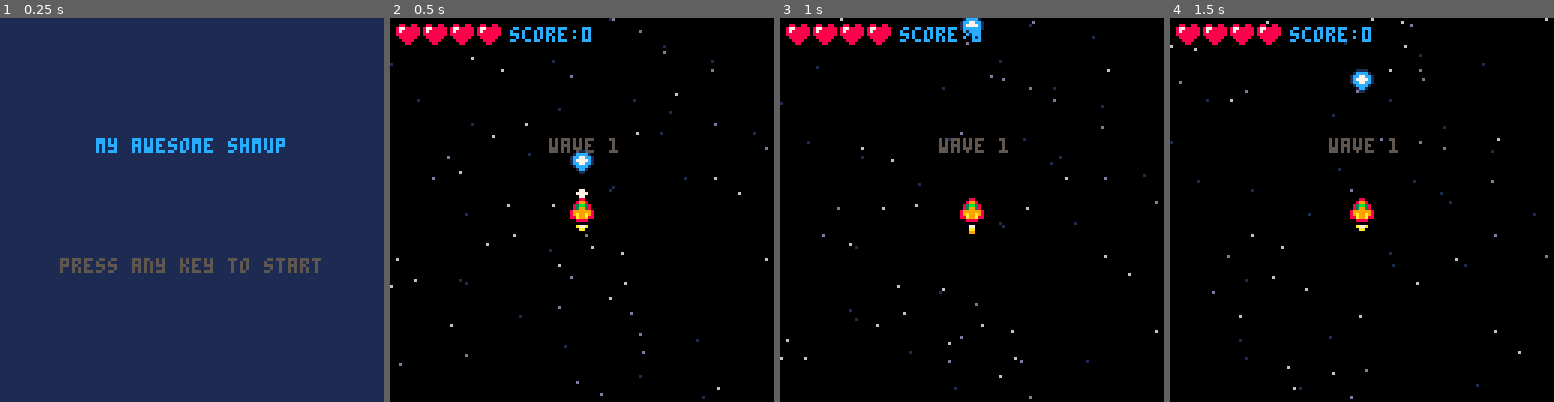
Above: before the commit, frames 1-4 (left to right).
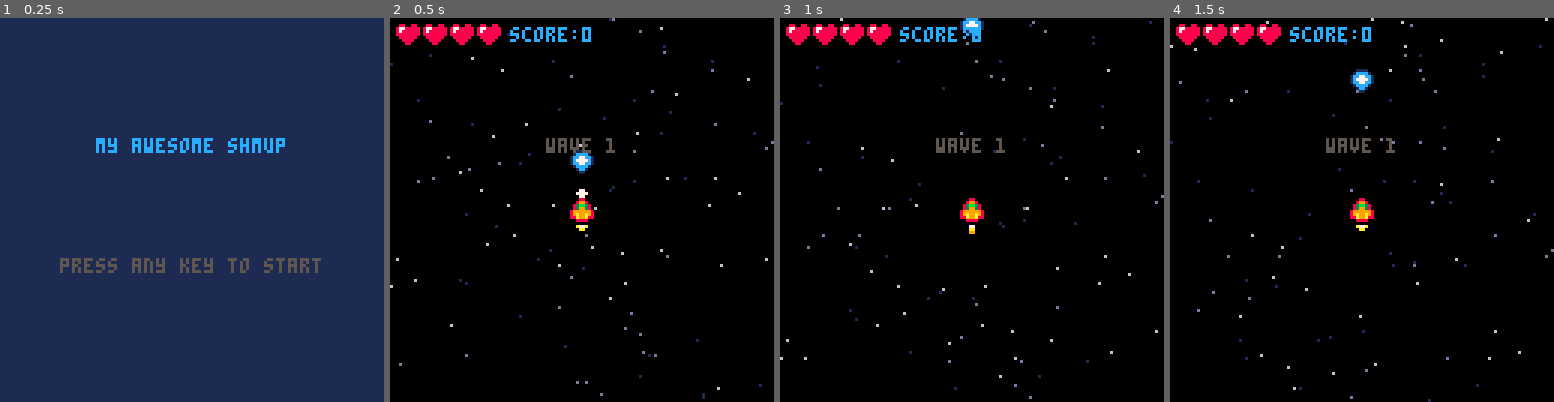
Above: after the commit, the same moments.

Repository: mattmuroya/pico-8
Game: PICO-8 cartridge carts/shmup/shmup.p8
The game is run twice, just before and just after one commit, with the same random seed, the same clock (stepped at 60 frames per second) and the same inputs.
Inputs:
- Up to frame 1 (0.25 s): no input
- Up to frame 2 (0.5 s): tap X (X key) at 0.33 s
- Up to frame 3 (1 s): tap O (Z key) at 0.7 s
- Up to frame 4 (1.5 s): tap X (X key) at 1.07 s

Frame 1 is identical in both runs. In frame 2, 0.6% of the frame differs, in the area x 7-100%, y 2-99%; in frame 3, 0.6%; in frame 4, 0.6%.

Commit message:
more enemies + expanded collision detection

Diff:
--- a/carts/shmup/shmup.p8
+++ b/carts/shmup/shmup.p8
@@ -40,7 +40,7 @@
 	t=0
 	-- init stars
 	stars={}
-	for i=1,70 do
+	for i=1,100 do
 		add(stars,{
 			x=flr(rnd(128)),
 			y=flr(rnd(128)),
@@ -50,6 +50,8 @@
 	-- init ship
 	ship={
 		spr=2,
+		w=1,
+		h=1,
 		x=60,
 		y=60,
 		sx=0,
@@ -87,28 +89,32 @@
 	return frames[t]
 end
 
+function print_centered_x(str,y,color)
+	print(str,64-#str*4/2,y,color)
+end
+
 function draw_sprite(sprite)
-	spr(sprite.spr,sprite.x,sprite.y)
+	spr(sprite.spr,sprite.x,sprite.y,sprite.w,sprite.h)
 end
 
 function collide(a,b)
-	if a.y>b.y+7 or
-			a.y+7<b.y or
-			a.x>b.x+7 or
-			a.x+7<b.x then
+	if a.y - b.y > b.h*8-1 or
+			a.y - b.y < 1-a.h*8 or
+			a.x - b.x > b.w*8-1 or
+			a.x - b.x < 1-a.w*8 then
 		return false
 		else return true
 	end
 end
 
-function spawn_wave()
-	spawn_enemy()
+function spawn_wave(wave)
+	spawn_enemy(wave)
 end
 
 function next_wave()
 	wave+=1
 
-	if wave>2 then
+	if wave>4 then
 		mode="win"
 	else
 		mode="wave_text"
@@ -117,15 +123,39 @@
 
 end
 
-function spawn_enemy()
-	add(enemies,{
-		spr=37,
-		blue=rnd()<.5 and true or false,
-		x=rnd(120),
+function spawn_enemy(type)
+	local e={
+		x=rnd(type==4 and 112 or 120),
 		y=-8,
-		hp=5,
-		flash=0
-	})
+		flash=0,
+		frame=1,
+		w=1,
+		h=1
+	}
+	if type==4 then -- boss
+		e.w=2
+		e.h=2
+		e.hp=10
+		e.spr=32
+		e.frames={32,34}
+		e.anim_spd=0.3
+	elseif type==3 then
+		e.hp=3
+		e.spr=41
+		e.frames={41,42}
+		e.anim_spd=0.3
+	elseif type==2 then
+		e.hp=2
+		e.spr=53
+		e.frames={53,54,55,56}
+		e.anim_spd=1
+	else
+		e.hp=1
+		e.spr=37
+		e.frames={37,38,39,40}
+		e.anim_spd=0.1
+	end
+	add(enemies,e)
 end
 
 function explode(x,y,is_blue)
@@ -262,6 +292,8 @@
 			add(lasers,{
 				x=ship.x,
 				y=ship.y-4,
+				w=1,
+				h=1,
 				spr=21
 			})
 			muzzle=5
@@ -281,13 +313,21 @@
 	if muzzle>0 then muzzle-=1
 	end
 	-- animate enemies
-	for enemy in all(enemies) do
-		enemy.y+=1
-		if enemy.y>=128 then
-			del(enemies,enemy)
-			spawn_enemy()
-		elseif enemy.spr<40.9 then enemy.spr+=.1
-		else enemy.spr=37
+	for e in all(enemies) do
+		e.y+=1
+		if e.y>=128 then
+			del(enemies,e)
+			spawn_enemy(wave)
+		-- elseif e.spr+e.animation_spd<e.end_spr then
+		-- 	e.spr+=e.animation_spd
+		-- 	log(e.spr)
+		-- else e.spr=e.str_spr
+		else
+			e.frame+=e.anim_spd
+			if flr(e.frame) > #e.frames then
+				e.frame=1
+			end
+			e.spr=e.frames[flr(e.frame)]
 		end
 	end
 	-- collide lasers x enemies
@@ -338,11 +378,10 @@
 
 function update_wave_text()
 	update_game()
-	log(wave_text_timer)
 	wave_text_timer-=1
 	if wave_text_timer<=0 then
 		mode="game"
-		spawn_wave()
+		spawn_wave(wave)
 	end
 end
 
@@ -402,12 +441,12 @@
 			for i=1,15 do
 				pal(i,7)
 			end
-		elseif enemy.blue then
-			pal(11,12)
-			pal(3,1)
+		-- elseif enemy.blue then
+		-- 	pal(11,12)
+		-- 	pal(3,1)
 		end
 		draw_sprite(enemy)
-		pal()
+		-- pal()
 	end
 	-- draw particle explosion
 	for p in all(particles) do
@@ -426,7 +465,7 @@
 		end
 	end
 	-- draw ship
-	if invulnerable==0 or sin(t/5)>0 then
+	if lives>0 and (invulnerable==0 or sin(t/5)>0) then
 		if ship.flash>0 then
 			ship.flash-=1
 			for i=1,15 do
@@ -462,25 +501,27 @@
 
 function draw_wave_text()
 	draw_game()
-	print("wave "..wave,53,40,blink())
+	print_centered_x("wave "..wave,40,blink())
 end
 
 function draw_start()
 	cls(1)
-	print("my awesome shmup",32,40,12)
-	print("press any key to start",20,80,blink())
+	print_centered_x("my awesome shmup",40,12)
+	print_centered_x("press any key to start",80,blink())
 end
 
 function draw_over()
-	cls(8)
-	print("game over",46,40,2)
-	print("press any key to continue",15,80,blink())
+	-- cls(8)
+	draw_game()
+	print_centered_x("game over",40,8)
+	print_centered_x("press any key to continue",80,blink())
 end
 
 function draw_win()
-	cls(11)
-	print("congratulations!",46,40,2)
-	print("press any key to continue",15,80,blink())
+	-- cls(11)
+	draw_game()
+	print_centered_x("congratulations!",40,12)
+	print_centered_x("press any key to continue",80,blink())
 end
 __gfx__
 00000000000880000008800000088000000000000000000000000000000000000000000000000000000000000000000008800880088008800000000000000000
@@ -499,22 +540,22 @@
 000000000000000000000000000000000000000001cccc10001cccc001cccc100cccc10000000000000000000000000000000000000000000000000000000000
 0000000000000000000000000000000000000000001cc10000c1cc10001cc10001cc1c0000000000000000000000000000000000000000000000000000000000
 00000000000000000000000000000000000000000001100000001100000110000011000000000000000000000000000000000000000000000000000000000000
-00000000000000000000000000000000000000000000000000000000000000000000000000000000000000000000000000000000000000000000000000000000
-000000000000000000000000000000000000000000bbbb0000bbbb0000bbbb0000bbbb0000000000000000000000000000000000000000000000000000000000
-00000000000000000000000000000000000000000b3223b00b3333b00b3223b00b3333b000000000000000000000000000000000000000000000000000000000
-0000000000000000000000000000000000000000b322823bb332233bb328223bb332233b00000000000000000000000000000000000000000000000000000000
-0000000000000000000000000000000000000000b328823bb328823bb328823bb328823b00000000000000000000000000000000000000000000000000000000
-00000000000000000000000000000000000000000bbbbbb00bbbbbb00bbbbbb00bbbbbb000000000000000000000000000000000000000000000000000000000
-0000000000000000000000000000000000000000f000000f0f0000f0f000000f0f0000f000000000000000000000000000000000000000000000000000000000
-00000000000000000000000000000000000000000f0000f000f00f000f0000f000f00f0000000000000000000000000000000000000000000000000000000000
-00000000000000000000000000000000000000000000000000000000000000000000000000000000000000000000000000000000000000000000000000000000
-00000000000000000000000000000000000000000000000000000000000000000000000000000000000000000000000000000000000000000000000000000000
-00000000000000000000000000000000000000000000000000000000000000000000000000000000000000000000000000000000000000000000000000000000
-00000000000000000000000000000000000000000000000000000000000000000000000000000000000000000000000000000000000000000000000000000000
-00000000000000000000000000000000000000000000000000000000000000000000000000000000000000000000000000000000000000000000000000000000
-00000000000000000000000000000000000000000000000000000000000000000000000000000000000000000000000000000000000000000000000000000000
-00000000000000000000000000000000000000000000000000000000000000000000000000000000000000000000000000000000000000000000000000000000
-00000000000000000000000000000000000000000000000000000000000000000000000000000000000000000000000000000000000000000000000000000000
+00000e2222e0000000000e2222e00000000000000000000000000000000000000000000000022040040220000000000000000000000000000000000000000000
+00022ee222e2e000000e2e222ee220000000000000bbbb0000bbbb0000bbbb0000bbbb0004244200002442400000000000000000000000000000000000000000
+00222eeeeee2ee0000ee2eeeeee22200000000000b3223b00b3333b00b3223b00b3333b040244200002442040000000000000000000000000000000000000000
+022eeeeeeeee22e00e22eeeeeeeee22000000000b322823bb332233bb328223bb332233b02444424424444200000000000000000000000000000000000000000
+02eee22eeee2e2e00e2e2eeee22eee2000000000b328823bb328823bb328823bb328823b02422420024224200000000000000000000000000000000000000000
+22eeee222222ee2ee2ee222222eeee22000000000bbbbbb00bbbbbb00bbbbbb00bbbbbb002244224422442200000000000000000000000000000000000000000
+eeeee777777eeeeeeeeee777777eeeee00000000f000000f0f0000f0f000000f0f0000f040c44c0440c44c040000000000000000000000000000000000000000
+eeeee771117eeeeeeeeee711177eeeee000000000f0000f000f00f000f0000f000f00f0040044000000440040000000000000000000000000000000000000000
+eeeee771117eee2ee2eee711177eeeee0000000000b00b0000b0b000000bb000000b0b0000000000000000000000000000000000000000000000000000000000
+22eee777117eeeeeeeeee711777eee2200000000b0b99b0b0bb9b00000099000000b9bb000000000000000000000000000000000000000000000000000000000
+e2eeeeeeeeeeeeeeeeeeeeeeeeeeee2e00000000bb3993bb0b393b000039930000b393b000000000000000000000000000000000000000000000000000000000
+06eeeeeeeeeeeee00eeeeeeeeeeeee6000000000b908809b0b083b0000b88b0000b380b000000000000000000000000000000000000000000000000000000000
+0665555555555550055555555555566000000000b300003b0b003b0000b33b0000b300b000000000000000000000000000000000000000000000000000000000
+0066555555555500005555555555660000000000bb3003bb0b30bb0000bbbb0000bb03b000000000000000000000000000000000000000000000000000000000
+00066655555550000005555555666000000000000bb00bb00bb0b000000bb000000b0bb000000000000000000000000000000000000000000000000000000000
+000006666660000000000666666000000000000000b00b0000b0b000000bb000000b0b0000000000000000000000000000000000000000000000000000000000
 00000000000000000000000000000000000000000000000000005000050000000000000000000000000000000000000000000000000000000000000000000000
 00000000000000000000000000090000000002222005050000505022000500000000000055090000000000000000000000000000000000000000000000000000
 00000000000000000000000099900000005228882252250000500955552550050000000005000000000000000000000000000000000000000000000000000000
